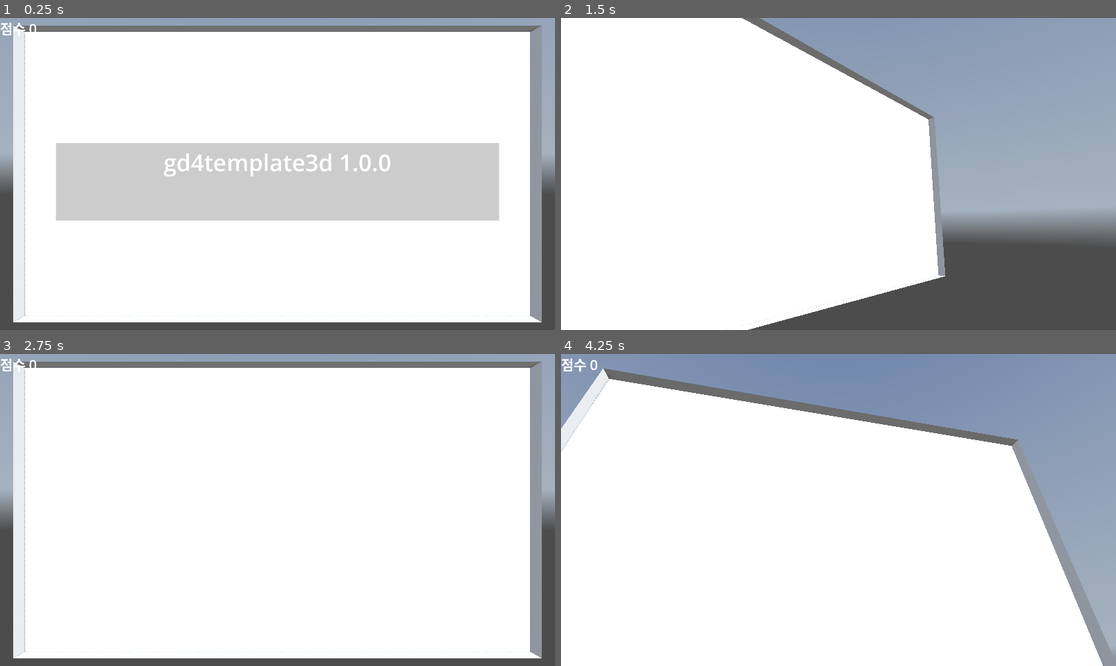
Above: before the commit, frames 1-4 (two rows, left to right).
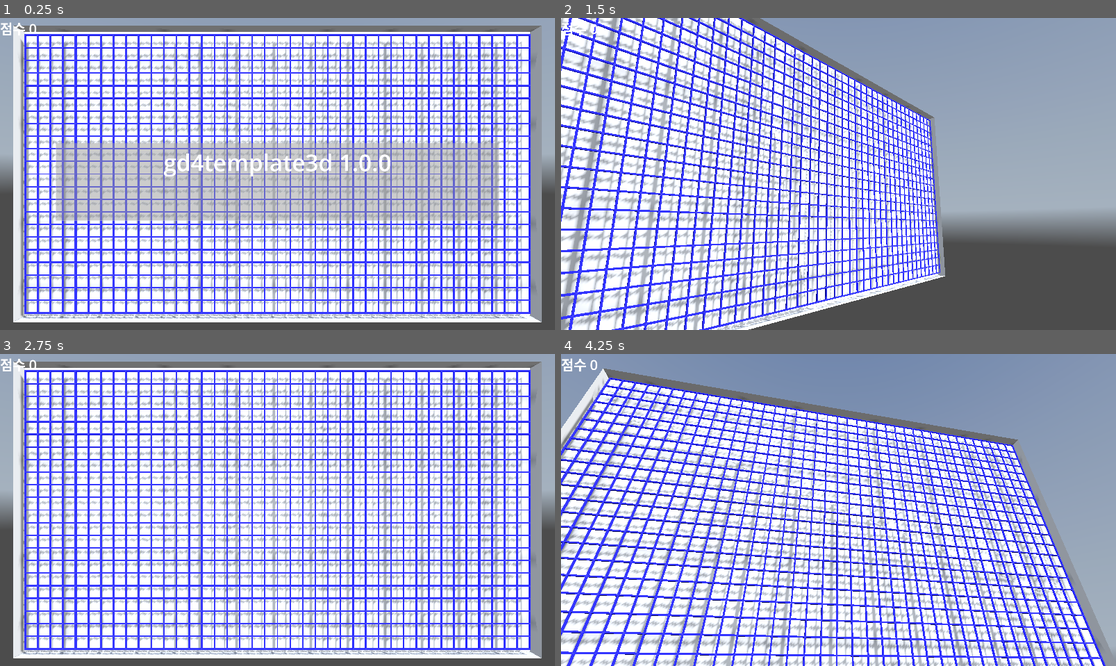
Above: after the commit, the same moments.

Repository: kasworld/gd4template3d
Game: Godot game, scene res://main.tscn
The game is run twice, just before and just after one commit, with the same random seed, the same clock (stepped at 60 frames per second) and the same inputs. A sky picture missing from this copy of the repository is replaced by a grey-blue gradient.
Inputs (mouse positions are in pixels of both pictures, inside the frame that each line leads up to):
- Up to frame 1 (0.25 s): no input
- Up to frame 2 (1.5 s): tap Enter at 0.5, 0.6, 1.35 s; move the mouse to (960, 158) at 0.52 s; click (960, 158) at 0.67 s; tap Space at 1.25 s; move the mouse to (727, 189) at 1.27 s; click (727, 189) at 1.42 s
- Up to frame 3 (2.75 s): move the mouse to (333, 441) at 2.02 s; tap Enter at 2.1 s; click (333, 441) at 2.17 s
- Up to frame 4 (4.25 s): tap Enter at 2.75, 2.85, 3.6 s; move the mouse to (810, 572) at 2.77 s; click (810, 572) at 2.92 s; tap Space at 3.5 s; move the mouse to (1005, 556) at 3.52 s; click (1005, 556) at 3.67 s

The runs differ from the first frame. In frame 1, 42% of the frame differs, in the area x 3-96%, y 5-97%; in frame 2, 31%; in frame 3, 44%; in frame 4, 38%.

Commit message:
add wirenet_test

Diff:
--- a/main.gd
+++ b/main.gd
@@ -17,6 +17,13 @@
 	$TimedMessage.init(80, msgrect, tr("gd4template3d 1.0.0"))
 	$TimedMessage.panel_hidden.connect(message_hidden)
 	$TimedMessage.show_message("",0)
+
+	wirenet_test()
+
+func wirenet_test() -> void:
+	var wn = preload("res://wire_net/wire_net.tscn").instantiate()
+	wn.init_with_color(Vector2(40,22), Vector2(41,23), 0.1, Color.BLUE)
+	add_child(wn)
 
 func on_viewport_size_changed():
 	pass
--- a/wire_net/wire_net.gd
+++ b/wire_net/wire_net.gd
@@ -5,24 +5,22 @@
 var wire_count :Vector2i
 var wire_radius :float
 
-func init(net_sizea :Vector2, wire_counta :Vector2i, wire_r :float) -> WireNet:
+func init_with_color(net_sizea :Vector2, wire_counta :Vector2i, wire_r :float, co :Color) -> WireNet:
 	net_size = net_sizea
 	wire_count = wire_counta
 	wire_radius = wire_r
-	#var co := Color.RED
 
 	$MultiMeshInstance3D.multimesh.instance_count = wire_count.x + wire_count.y
 	$MultiMeshInstance3D.multimesh.visible_instance_count = $MultiMeshInstance3D.multimesh.instance_count
 	for i in $MultiMeshInstance3D.multimesh.visible_instance_count:
+		$MultiMeshInstance3D.multimesh.set_instance_color(i,co)
 		if i < wire_count.x:
-			$MultiMeshInstance3D.multimesh.set_instance_color(i,Color.RED)
 			var pos := Vector3( net_size.x/(wire_count.x-1)* i, net_size.y/2, 0)
 			var t = Transform3D(Basis(), pos)
 			#t = t.rotated(Vector3(0,1,0), bar_rot)
 			t = t.scaled_local( Vector3(wire_radius,net_size.y,wire_radius) )
 			$MultiMeshInstance3D.multimesh.set_instance_transform(i,t)
 		else:
-			$MultiMeshInstance3D.multimesh.set_instance_color(i,Color.BLUE)
 			var pos := Vector3(net_size.x/2, net_size.y/(wire_count.y-1)* (i-wire_count.x), 0)
 			var t = Transform3D(Basis(), pos)
 			#t = t.rotated(Vector3(0,1,0), bar_rot)
